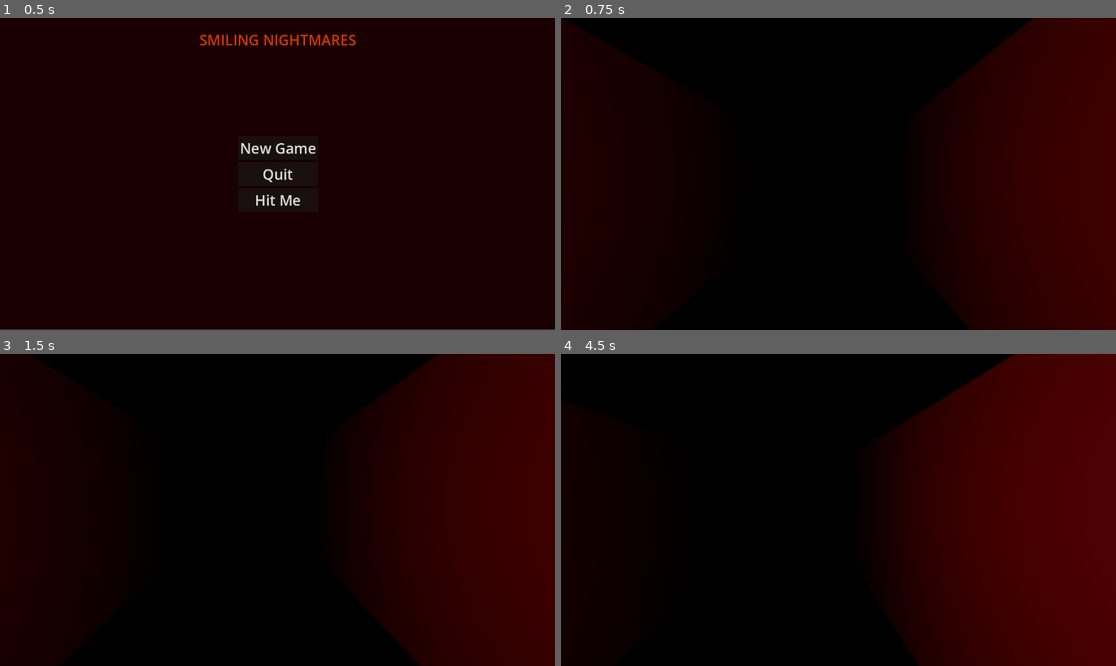
Above: before the commit, frames 1-4 (two rows, left to right).
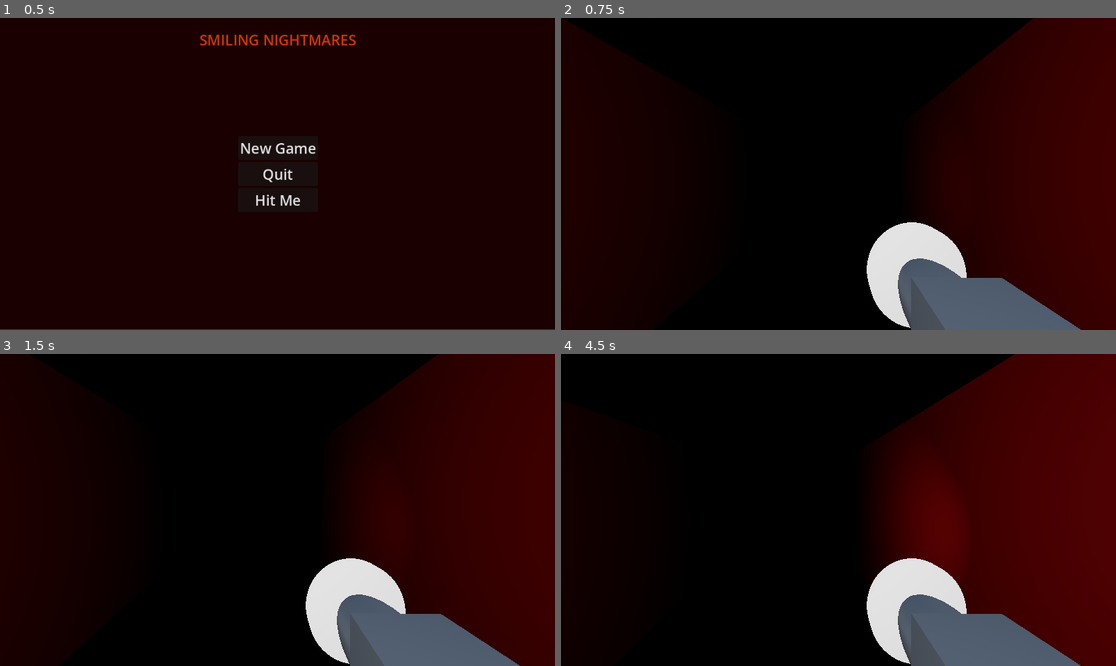
Above: after the commit, the same moments.

Repository: ron777n/Smiling-nightmares
Game: Godot game, scene res://Scenes/main_menu.tscn
Two runs of this game, one before a commit and one after it. Both use one fixed random seed, a clock stepped at 60 frames per second and the inputs below.
Inputs (mouse positions are in pixels of both pictures, inside the frame that each line leads up to):
- Up to frame 1 (0.5 s): no input
- Up to frame 2 (0.75 s): click "New Game" at 0.5 s
- Up to frame 3 (1.5 s): tap Enter at 1.25 s; move the mouse to (305, 510) at 1.27 s; tap A (A) at 1.35 s
- Up to frame 4 (4.5 s): tap Space (Jump) at 1.52, 2.27, 2.75, 3.77 s; tap D (D) at 1.55, 2.1, 3.8, 4.35 s; move the mouse to (810, 510) at 2.02 s; tap S (S) at 2.3, 2.85 s; move the mouse to (849, 503) at 2.77 s; tap A (A) at 3.05, 3.6 s; move the mouse to (832, 516) at 3.52 s; move the mouse to (877, 513) at 4.27 s

Frame 1 is identical in both runs. In frame 2, 7.4% of the frame differs, in the area x 55-94%, y 65-100%; in frame 3, 7.4%; in frame 4, 9.5%, in the area x 55-94%, y 40-100%.

Commit message:
update_1

Diff:
--- /dev/null
+++ b/Resources/light.tres
@@ -0,0 +1,4 @@
+[gd_resource type="StandardMaterial3D" format=3 uid="uid://bcj131lljntto"]
+
+[resource]
+shading_mode = 0
--- /dev/null
+++ b/Scenes/flashlight.tscn
@@ -0,0 +1,24 @@
+[gd_scene load_steps=4 format=3 uid="uid://mvmyppwxl02f"]
+
+[ext_resource type="Material" uid="uid://bcj131lljntto" path="res://Resources/light.tres" id="1_hccbo"]
+
+[sub_resource type="CapsuleMesh" id="CapsuleMesh_5t4ml"]
+
+[sub_resource type="CylinderMesh" id="CylinderMesh_hccbo"]
+
+[node name="flashlight" type="Node3D"]
+
+[node name="MeshInstance3D" type="MeshInstance3D" parent="."]
+transform = Transform3D(0.13430308, 0, 0, 0, 0.30211014, 0, 0, 0, 0.13398358, 0, -0.010910109, 0)
+mesh = SubResource("CapsuleMesh_5t4ml")
+
+[node name="MeshInstance3D2" type="MeshInstance3D" parent="."]
+transform = Transform3D(0.00022586714, 0, 0.23288563, 0, -0.019655932, 0, -0.24416858, 0, 0.00021542987, 0, 0.27234936, 0)
+material_override = ExtResource("1_hccbo")
+mesh = SubResource("CylinderMesh_hccbo")
+
+[node name="SpotLight3D" type="SpotLight3D" parent="."]
+transform = Transform3D(1, 0, 0, 0, -4.371139e-08, -1, 0, 1, -4.371139e-08, 0, 0.23499483, 0)
+light_energy = 4.0
+spot_range = 9.300096
+spot_angle = 37.555508
--- a/Scenes/player.tscn
+++ b/Scenes/player.tscn
@@ -1,6 +1,7 @@
-[gd_scene load_steps=5 format=3 uid="uid://ca8gy211l7pft"]
+[gd_scene load_steps=7 format=3 uid="uid://ca8gy211l7pft"]
 
 [ext_resource type="Script" uid="uid://db58hja0e2om4" path="res://Scripts/player.gd" id="1_v0iea"]
+[ext_resource type="PackedScene" uid="uid://mvmyppwxl02f" path="res://Scenes/flashlight.tscn" id="2_cvnsp"]
 
 [sub_resource type="StandardMaterial3D" id="StandardMaterial3D_v0iea"]
 albedo_color = Color(1, 0, 0, 1)
@@ -9,6 +10,8 @@
 material = SubResource("StandardMaterial3D_v0iea")
 
 [sub_resource type="CapsuleShape3D" id="CapsuleShape3D_v0iea"]
+
+[sub_resource type="BoxMesh" id="BoxMesh_6t5aa"]
 
 [node name="Player" type="CharacterBody3D"]
 script = ExtResource("1_v0iea")
@@ -21,3 +24,11 @@
 
 [node name="Camera3D" type="Camera3D" parent="."]
 transform = Transform3D(1, 0, 0, 0, 1, 0, 0, 0, 1, 0, 0.5, 0)
+
+[node name="arm" type="MeshInstance3D" parent="Camera3D"]
+transform = Transform3D(-3.4326986e-10, -0.026176995, 0.29989722, 0.3, -4.371139e-08, 0, 1.3108924e-08, 0.99965733, 0.007853099, 0.38, -0.495, -0.177)
+mesh = SubResource("BoxMesh_6t5aa")
+skeleton = NodePath("../..")
+
+[node name="flashlight" parent="Camera3D" instance=ExtResource("2_cvnsp")]
+transform = Transform3D(2.005, 0, 0, 0, -8.764134e-08, 2.005, 0, -2.005, -8.764134e-08, 0.38, -0.495, -0.467)
--- a/project.godot
+++ b/project.godot
@@ -12,7 +12,7 @@
 
 config/name="Smiling nightmares"
 run/main_scene="uid://c2x76ilphs7p6"
-config/features=PackedStringArray("4.4", "GL Compatibility")
+config/features=PackedStringArray("4.5", "GL Compatibility")
 config/icon="res://icon.svg"
 <<<<<<<HEADrun/main_scene="uid://c2x76ilphs7p6"
 
